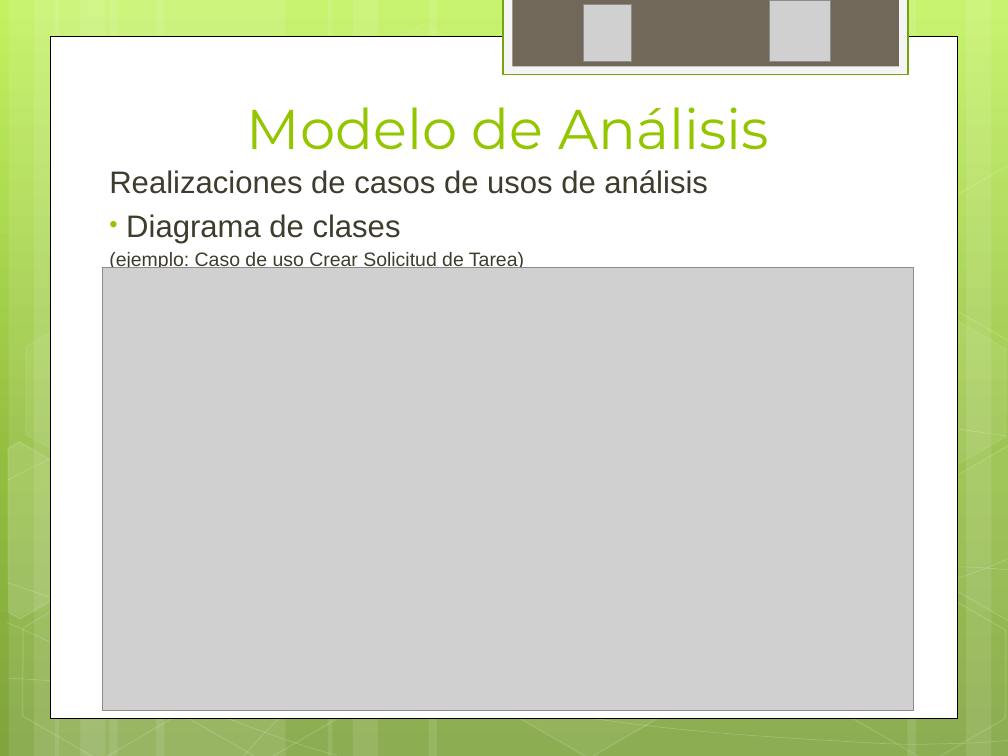
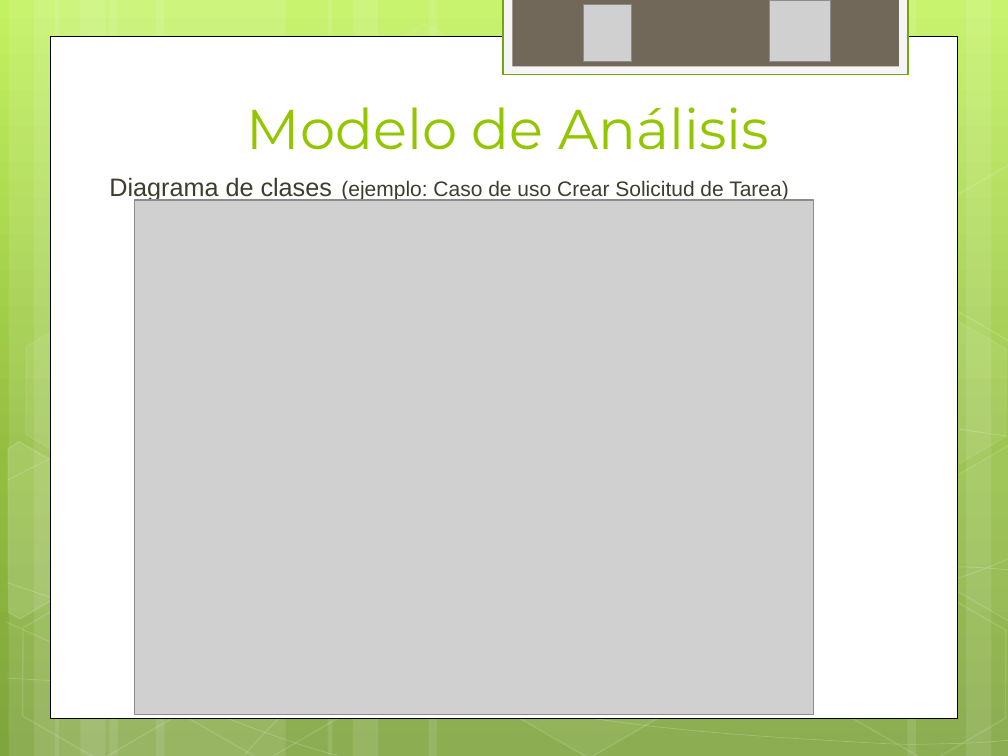
Before and after one commit to ptissera/habilitacion-profesional-2012-4k4, a slide deck: slide 13 of Documentacion/Proyecto/Presentacion Final/Exposicion Final.pptx. Drawn at 1008x756 pixels with LibreOffice and Linux fonts; fonts in the diff are those of the drawing; grey boxes stand for pictures. Boxes give left, top, right and bottom in pixels: in the first picture for what was removed or moved away, otherwise in the second. Text is boxed around its words. In the diff, an @@ line names an element or a change of style, - is before the commit and + after.

```diff
--- a/Documentacion/Proyecto/Presentacion Final/Exposicion Final.pptx
+++ b/Documentacion/Proyecto/Presentacion Final/Exposicion Final.pptx
@@ text at (109,177,789,201): text changed; size 22.2 to 15 pt @@
-Realizaciones de casos de usos de análisis
-• Diagrama de clases
-(ejemplo: Caso de uso Crear Solicitud de Tarea)
+Diagrama de clases (ejemplo: Caso de uso Crear Solicitud de Tarea)
@@ picture: place and size @@
-picture at (103,268,914,712)
+picture at (135,200,814,715)
```
Also in this commit, not shown: 6 other slides changed, 1 slide added.
